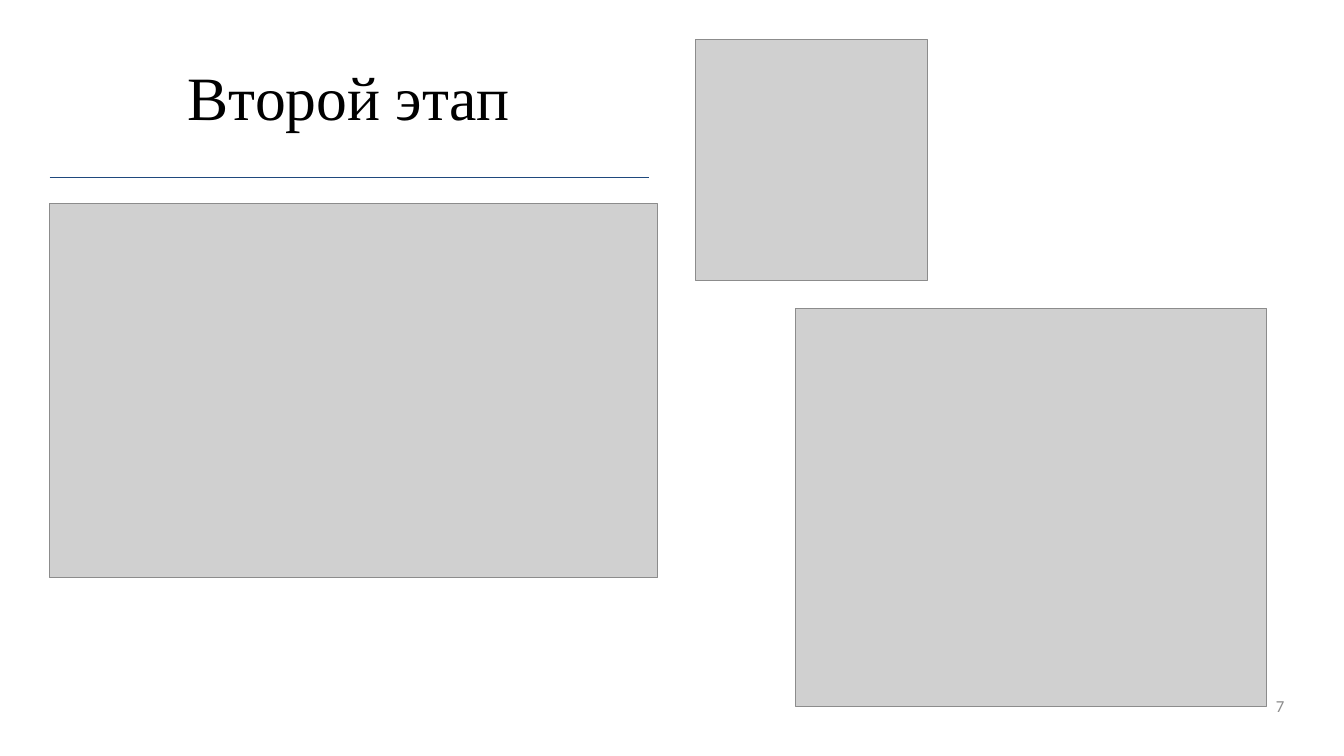
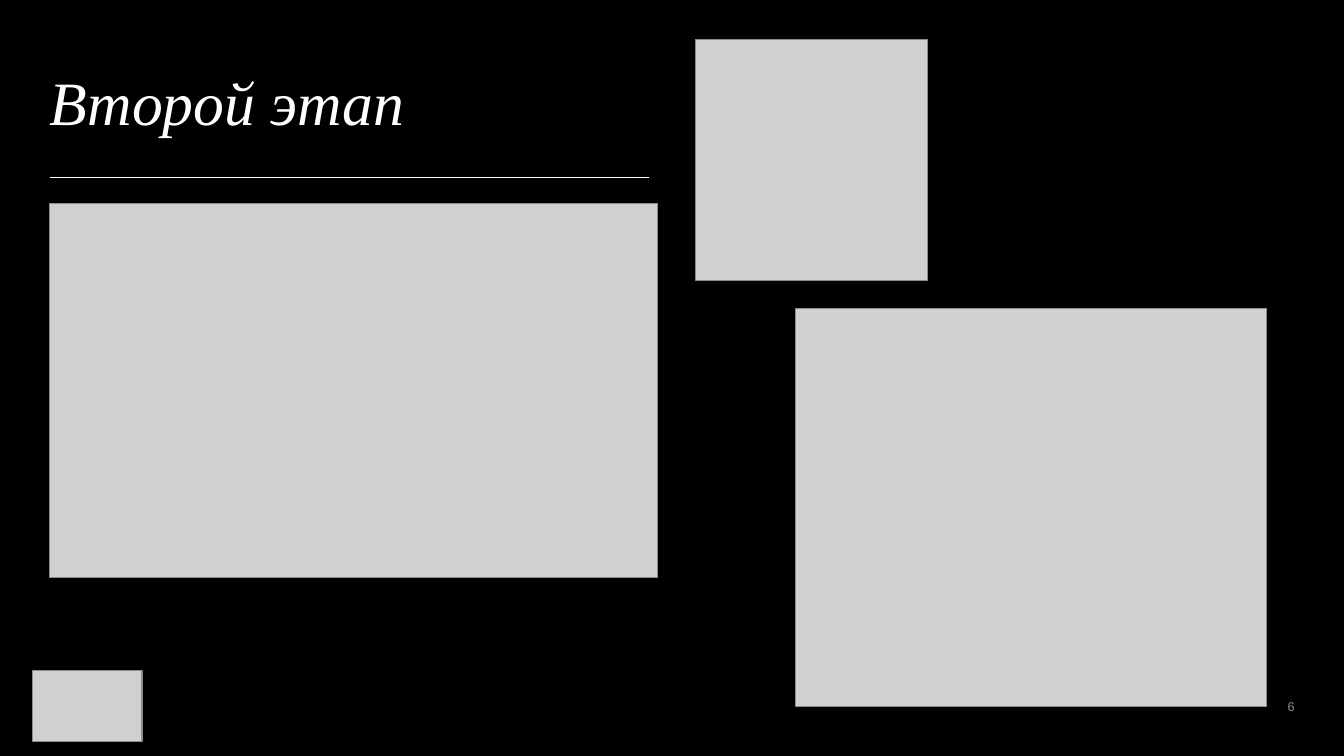
Before and after one commit to R1ccoon/Ip3s, a slide deck: slide 6 of not_site_files/pres.pptx (slide 7 before the commit). Drawn at 1344x756 pixels with LibreOffice and Linux fonts; fonts in the diff are those of the drawing; grey boxes stand for pictures. Boxes give left, top, right and bottom in pixels: in the first picture for what was removed or moved away, otherwise in the second. Text is boxed around its words. In the diff, an @@ line names an element or a change of style, - is before the commit and + after.

```diff
--- a/not_site_files/pres.pptx
+++ b/not_site_files/pres.pptx
@@ background #FFFFFF to #000000 @@
@@ title "Второй этап" at (49, 81, 404, 136): text colour #000000 to #FFFFFF, italic on; alignment centre to left @@
@@ line (49, 177) - (649, 177): stroke #1F497D 0.5 pt to #FFFFFF 0.5 pt @@
@@ picture added at (33, 670, 142, 742) @@
@@ page number at (1288, 702, 1295, 711): text changed; size 12 to 9 pt; font Calibri to Arial; text colour #8C8C8C to #FFFFFF at 55% opacity @@
-7
+6
```
Also in this commit, not shown: 7 other slides changed, 1 slide added, 2 slides removed, 51 other files.
